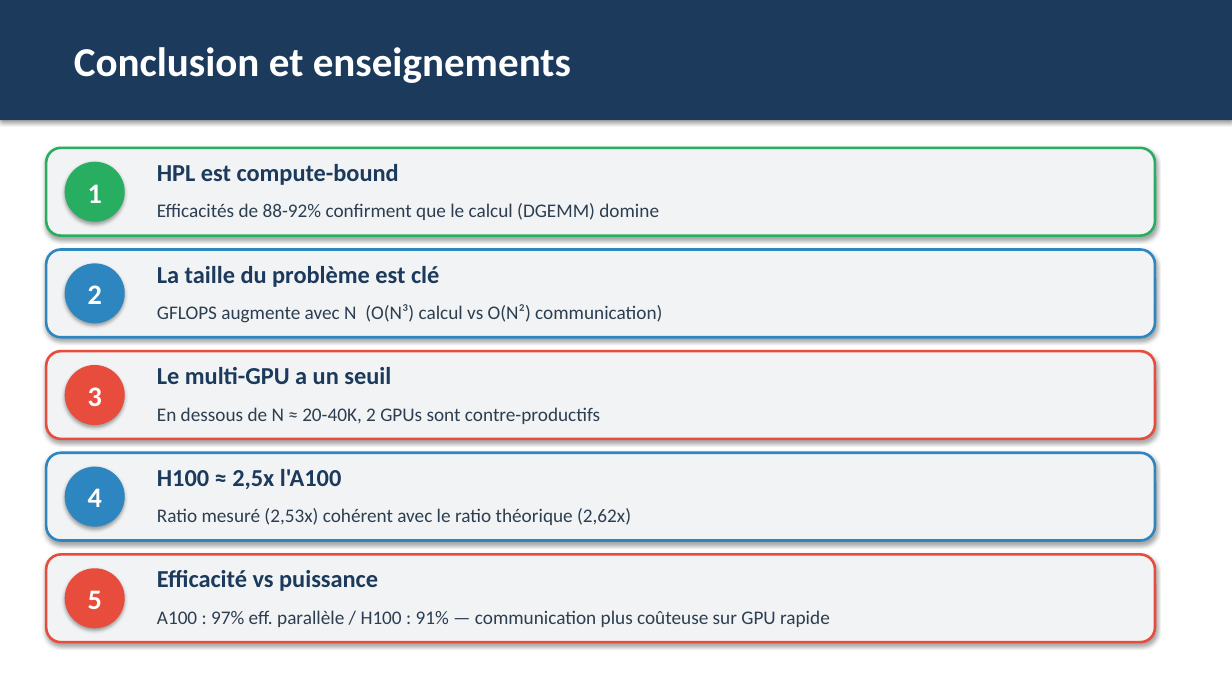
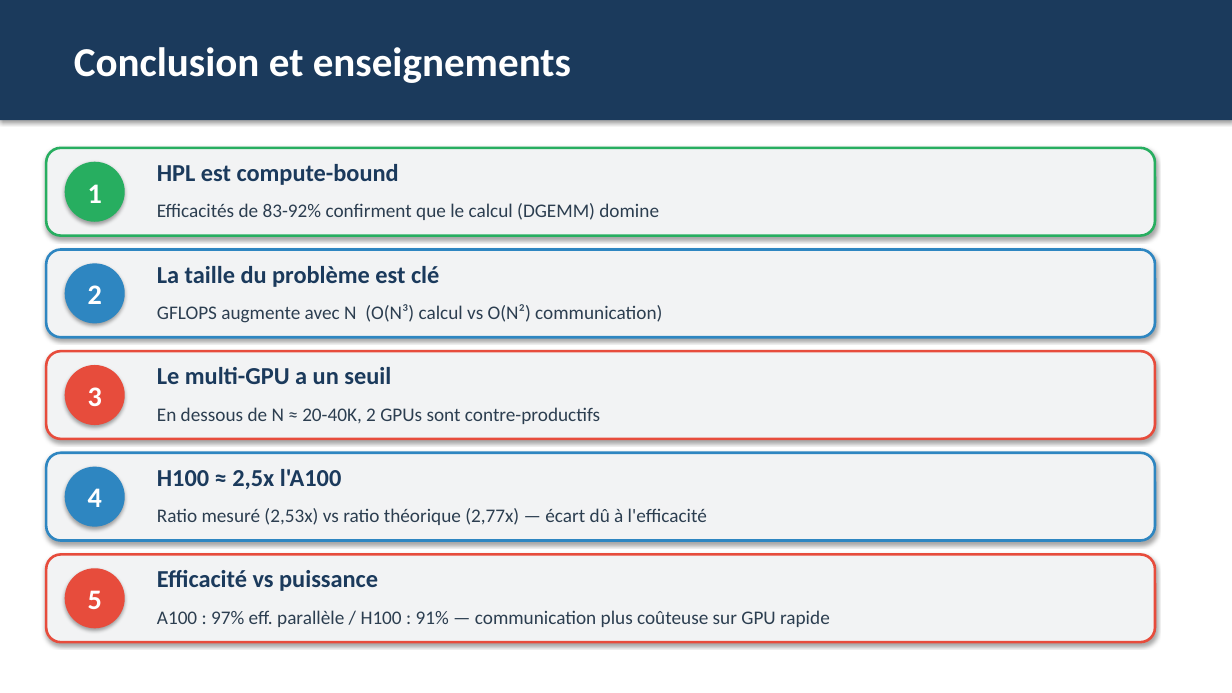
Before and after one commit to achraf-benmalk/mpna-local, a slide deck: slide 9 of project/presentation_finale/HPL_Resultats_Analyse.pptx. Drawn at 1232x693 pixels with LibreOffice and Linux fonts; fonts in the diff are those of the drawing. Boxes give left, top, right and bottom in pixels: in the first picture for what was removed or moved away, otherwise in the second. Text is boxed around its words. In the diff, an @@ line names an element or a change of style, - is before the commit and + after.

```diff
--- a/project/presentation_finale/HPL_Resultats_Analyse.pptx
+++ b/project/presentation_finale/HPL_Resultats_Analyse.pptx
@@ text at [157,203,659,220]: text changed @@
-Efficacités de 88-92% confirment que le calcul (DGEMM) domine
+Efficacités de 83-92% confirment que le calcul (DGEMM) domine
@@ text at [157,508,707,525]: text changed @@
-Ratio mesuré (2,53x) cohérent avec le ratio théorique (2,62x)
+Ratio mesuré (2,53x) vs ratio théorique (2,77x) — écart dû à l'efficacité
```
Also in this commit, not shown: 5 other slides changed, 3 other files.
